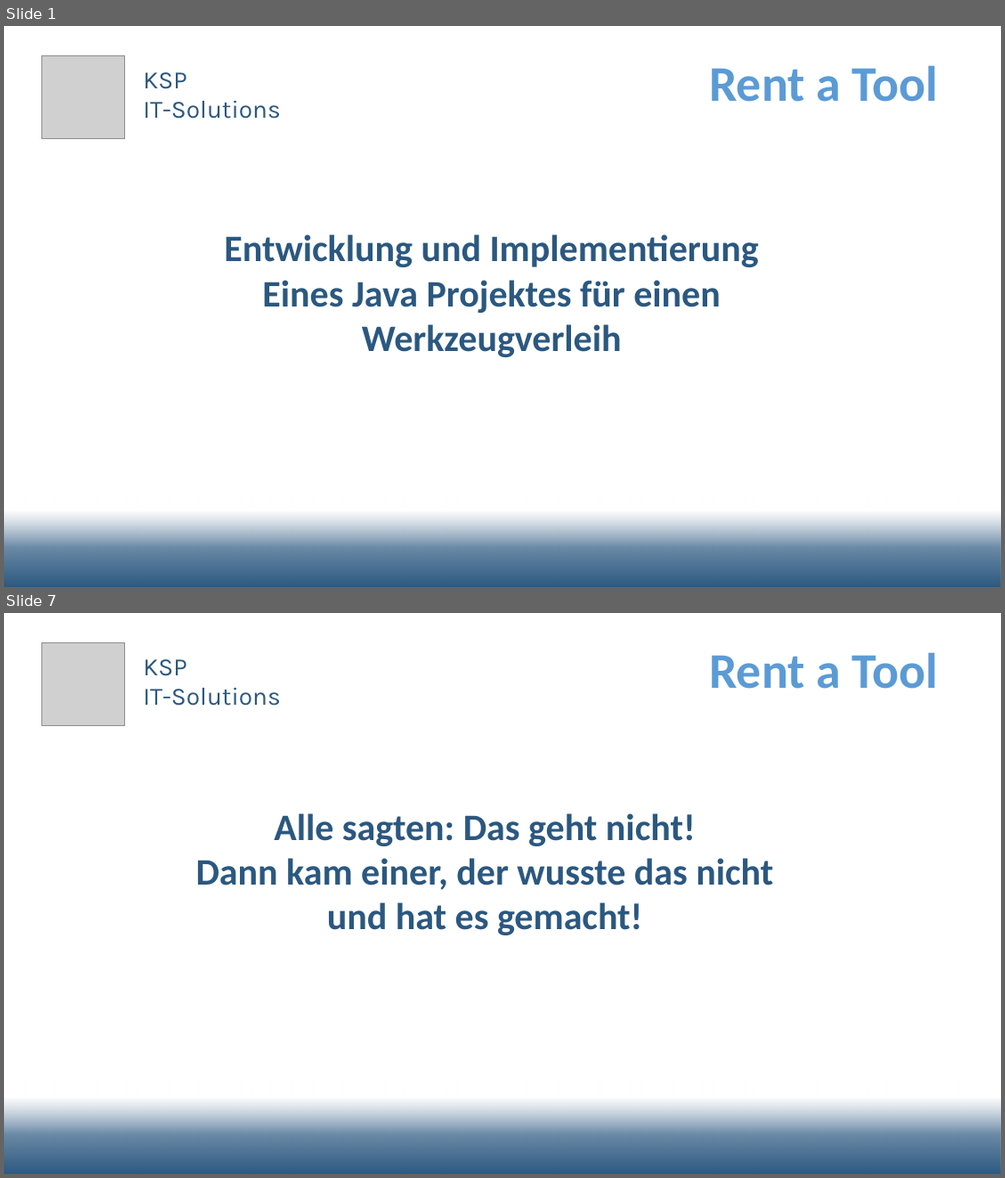
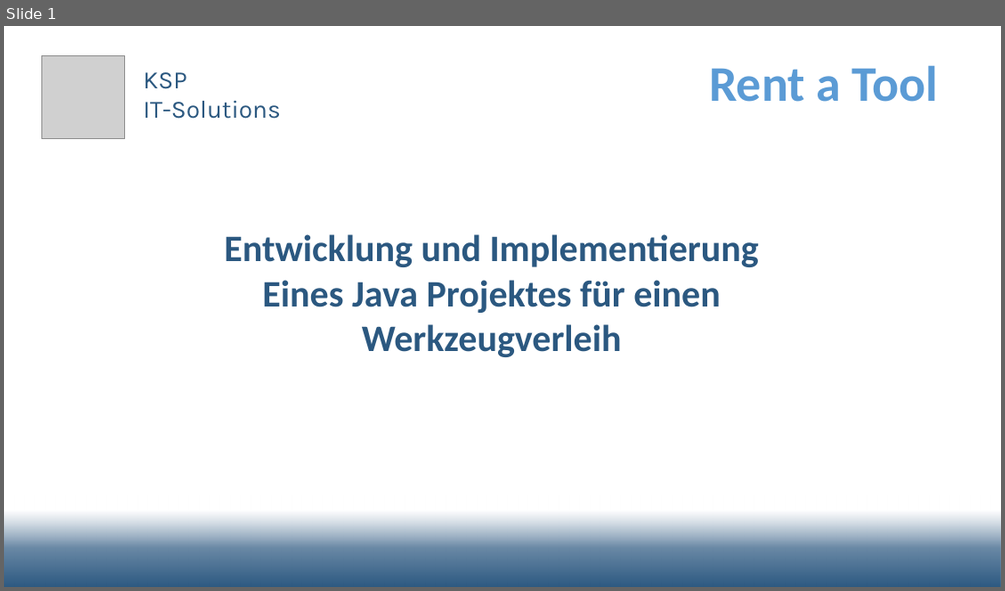
Before and after one commit to fh-erfurt/RentATool, a slide deck: share/presentations/2019_07_19_Präsentation -Final.pptx. Shown one above the other, each under a label of ours: slides 1 and 7 before the commit, slide 1 after it; the slides between them are not shown. The pictures are 1005x1178 and 1005x591 pixels, drawn with LibreOffice and Linux fonts; fonts in the diff are those of the drawing; grey boxes stand for pictures; background and template pictures are left out. Boxes give left, top, right and bottom in pixels: in the first picture for what was removed or moved away, otherwise in the second. Text is boxed around its words. In the diff, an @@ line names an element or a change of style, - is before the commit and + after.

```diff
--- a/share/presentations/2019_07_19_Präsentation -Final.pptx
+++ b/share/presentations/2019_07_19_Präsentation -Final.pptx
@@ slide 7 removed at [4, 613, 1001, 1174], background #FFFFFF; not listed: 1 template element that a slide beside it also shows @@
@@ picture removed at [41, 642, 124, 726] @@
@@ text removed at [143, 659, 280, 706] @@
-KSP
-IT-Solutions
@@ text removed at [709, 652, 938, 689] @@
-Rent a Tool
@@ text removed at [196, 813, 773, 935] @@
-Alle sagten: Das geht nicht!
-Dann kam einer, der wusste das nicht und hat es gemacht!
```
Also in this commit, not shown: 1 slide added, 5 other slides removed, 1 other file.
